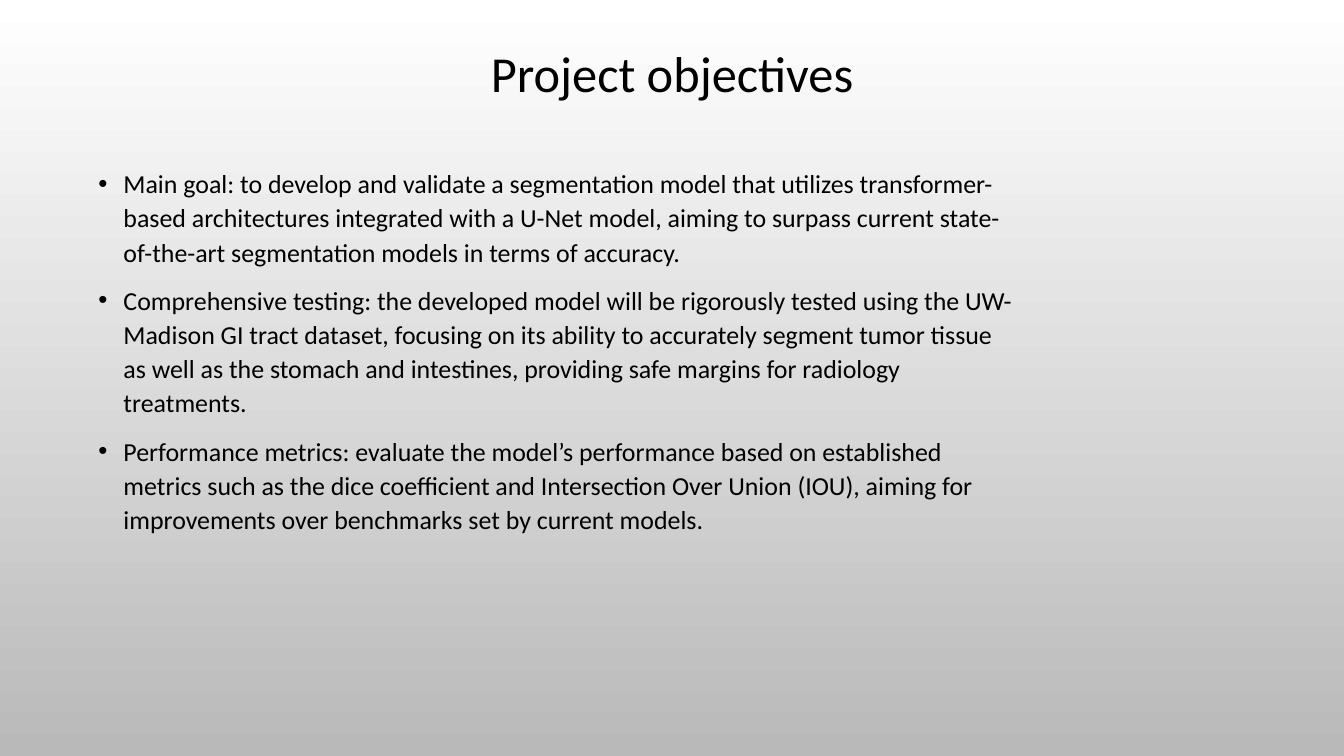
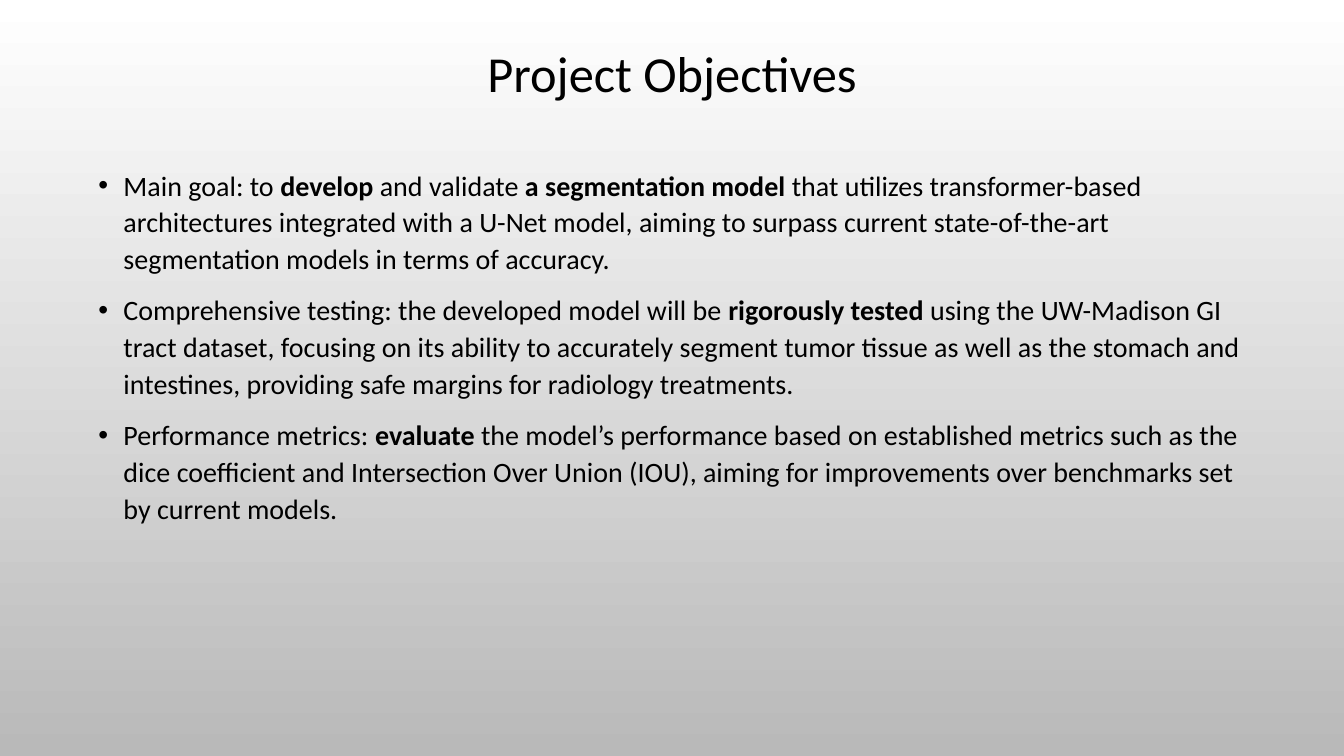
Before and after one commit to rotemlv/CapstoneProject, a slide deck: slide 4 of Capstone Project Phase A - Presentation.pptx. Drawn at 1344x756 pixels with LibreOffice and Linux fonts; fonts in the diff are those of the drawing; background and template pictures are left out. Boxes give left, top, right and bottom in pixels: in the first picture for what was removed or moved away, otherwise in the second. Text is boxed around its words. In the diff, an @@ line names an element or a change of style, - is before the commit and + after.

Commit message:
cleaned presentation and fixed design issues

```diff
--- a/Capstone Project Phase A - Presentation.pptx
+++ b/Capstone Project Phase A - Presentation.pptx
@@ title at [487, 57, 856, 101]: text changed @@
-Project objectives
+Project Objectives
@@ text "Main goal: to develop and ..." at [123, 176, 1239, 524]: size 18.5 to 20 pt; bold on in "develop a segmentation model", "rigorously tested", "evaluate" @@
```
Also in this commit, not shown: 13 other slides changed.
